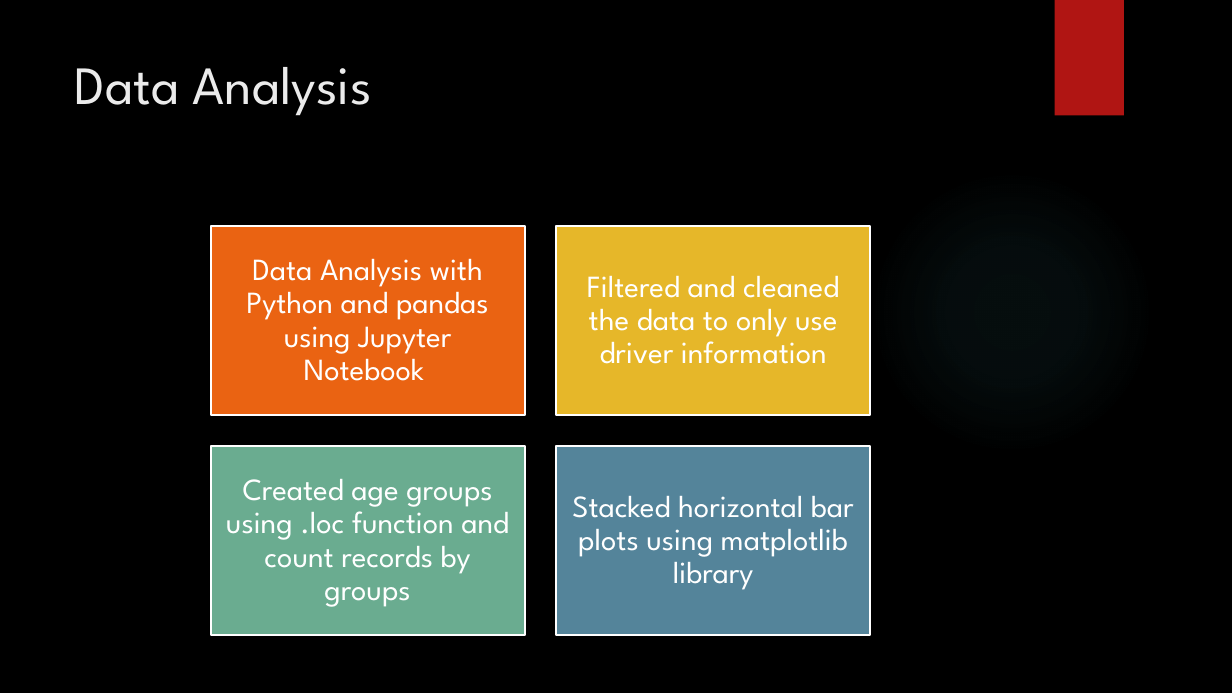
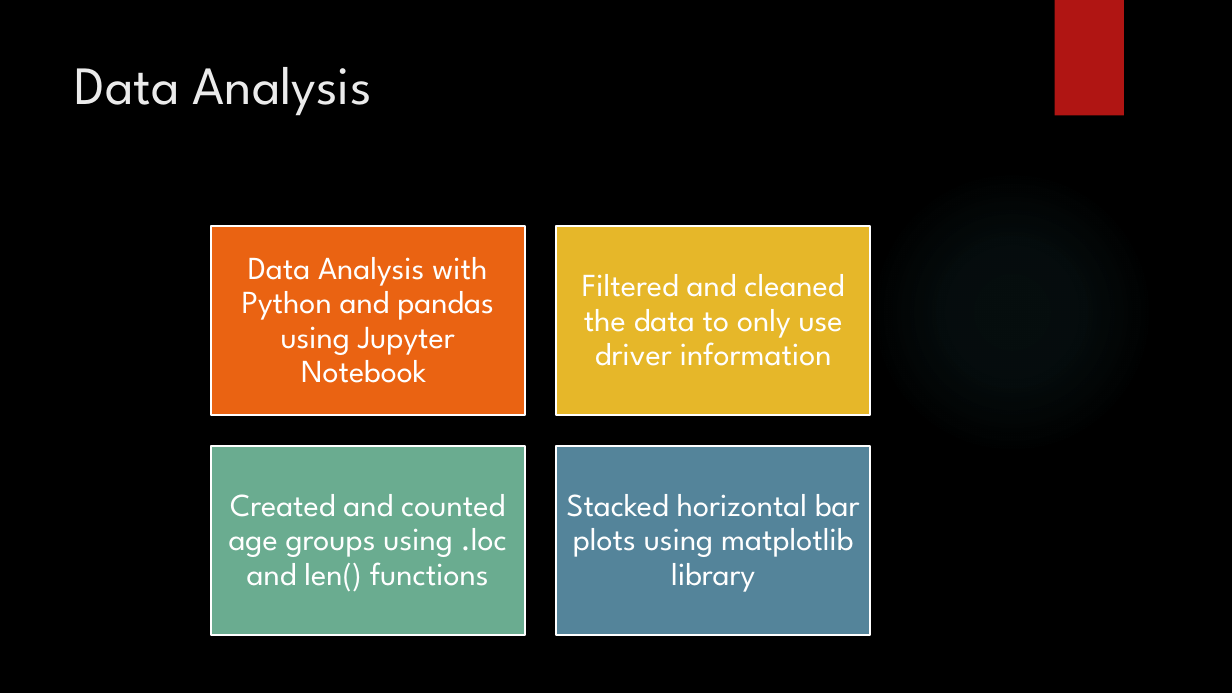
Before and after one commit to sudeshi1/Crash_Dummies, a slide deck: slide 3 of personEP.pptx. Drawn at 1232x693 pixels with LibreOffice and Linux fonts; fonts in the diff are those of the drawing; background and template pictures are left out. Boxes give left, top, right and bottom in pixels: in the first picture for what was removed or moved away, otherwise in the second. Text is boxed around its words. In the diff, an @@ line names an element or a change of style, - is before the commit and + after.

```diff
--- a/personEP.pptx
+++ b/personEP.pptx
@@ size 24 to 25 pt in 3 elements at (x1=242, y1=257, x2=494, y2=383), (x1=582, y1=274, x2=844, y2=366), (x1=567, y1=494, x2=860, y2=592) @@
@@ text at (x1=229, y1=494, x2=507, y2=591): text changed; size 24 to 25 pt @@
-Created age groups using .loc function and count records by groups
+Created and counted age groups using .loc and len() functions
```
Also in this commit, not shown: 1 other slide changed, 1 slide removed, 3 other files.
